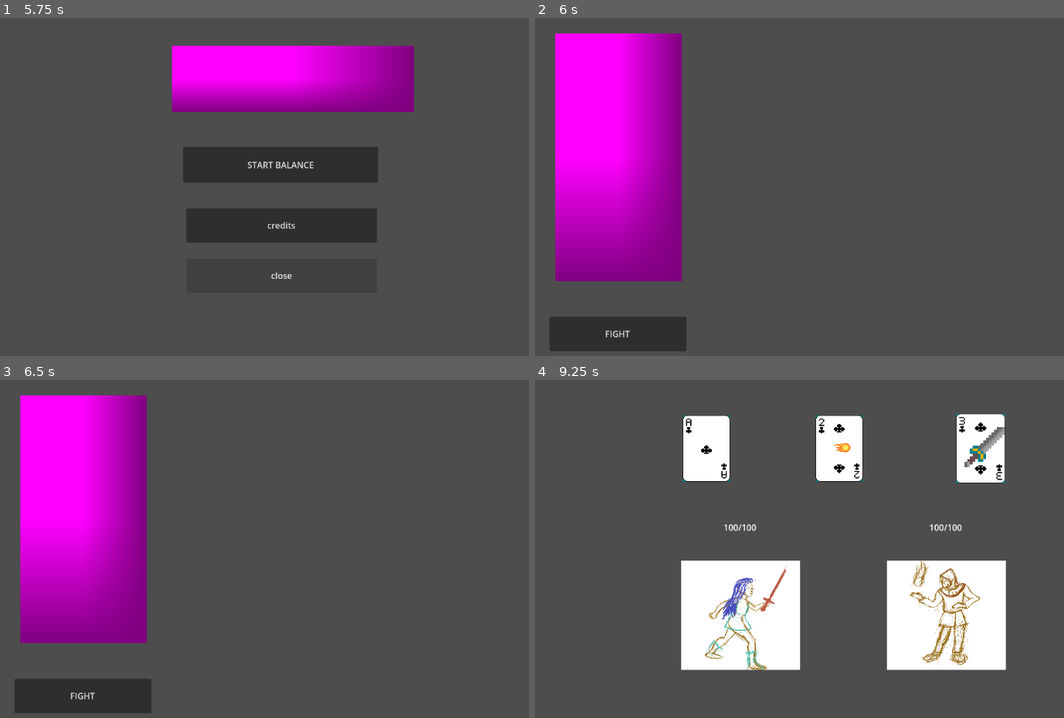
Above: before the commit, frames 1-4 (two rows, left to right).
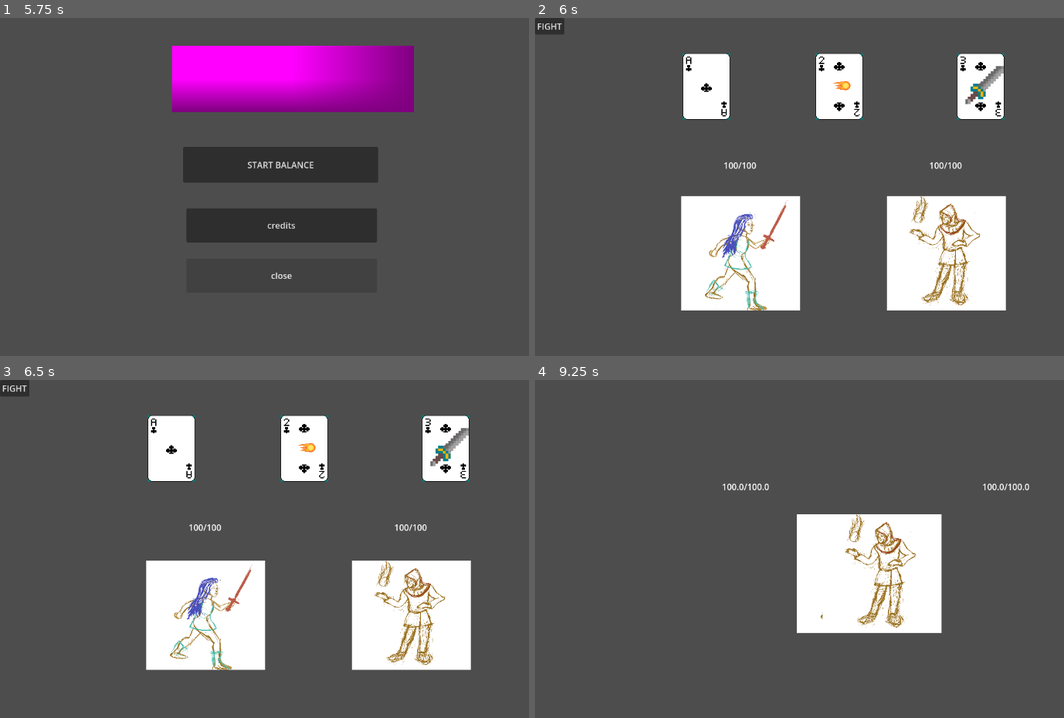
Above: after the commit, the same moments.

Repository: cncptpr/balance-your-character
Game: Godot game, scene res://game.tscn
The game is run twice, just before and just after one commit, with the same random seed, the same clock (stepped at 60 frames per second) and the same inputs.
Inputs (mouse positions are in pixels of both pictures, inside the frame that each line leads up to):
- Up to frame 1 (5.75 s): click "credits" at 0.5 s; click "back to menu" at 1.25 s; click "credits" at 2 s; tap Enter at 2.75, 4.25 s; move the mouse to (444, 173) at 2.77 s; press the mouse at (444, 173) at 2.78 s; tap Space at 3.5, 5 s; move the mouse to (185, 207) at 3.52 s; release the mouse at (185, 207) at 3.53 s; click (185, 207) at 3.6 s; move the mouse to (370, 116) at 4.27 s; press the mouse at (370, 116) at 4.28 s; move the mouse to (275, 261) at 5.02 s; release the mouse at (275, 261) at 5.03 s; click (275, 261) at 5.1 s
- Up to frame 2 (6 s): click "START BALANCE" at 5.75 s
- Up to frame 3 (6.5 s): no input
- Up to frame 4 (9.25 s): click "FIGHT" at 6.5 s; move the mouse to (704, 447) at 7.27 s; press the mouse at (704, 447) at 7.28 s; move the mouse to (841, 447) at 8.02 s; release the mouse at (841, 447) at 8.03 s; click (841, 447) at 8.1 s; move the mouse to (979, 447) at 8.77 s; press the mouse at (979, 447) at 8.78 s

Frame 1 is identical in both runs. In frame 2, 41% of the frame differs, in the area x 0-90%, y 0-99%; in frame 3, 40%; in frame 4, 26%.

Commit message:
Game do be looping

Diff:
--- a/balance_screen.gd
+++ b/balance_screen.gd
@@ -8,6 +8,6 @@
 
 
 func _on_button_pressed_fight() -> void:
-	get_tree().change_scene_to_file("res://equipment/equipment_selection_scene.tscn")
+	get_tree().change_scene_to_file("res://figth_scene.tscn")
 	print("pressed fight button")
 	pass
--- a/equipment/draging_controller.gd
+++ b/equipment/draging_controller.gd
@@ -28,5 +28,6 @@
 	var tween = get_tree().create_tween()
 	if dragable.is_inside_dropable:
 		tween.tween_property(dragable, "global_position", dragable.dropable.global_position, 0.2).set_ease(Tween.EASE_OUT)
+		dragable.dropable.card = dragable
 	else:
 		tween.tween_property(dragable, "global_position", dragable.inital_position, 0.2).set_ease(Tween.EASE_OUT)
--- /dev/null
+++ b/equipment/equipment_dropable.gd
@@ -0,0 +1,16 @@
+extends StaticBody2D
+
+var card: Node2D:
+	set(value):
+		if card == value: return
+		if card != null:
+			self.get_tree() \
+				.create_tween() \
+				.tween_property(
+					card,
+					"global_position",
+					card.inital_position,
+					0.2
+				).set_ease(Tween.EASE_OUT)
+		card = value
+	get: return card
--- a/equipment/equipment_dropable.tscn
+++ b/equipment/equipment_dropable.tscn
@@ -1,9 +1,12 @@
-[gd_scene load_steps=2 format=3 uid="uid://duw3n735ajun4"]
+[gd_scene load_steps=3 format=3 uid="uid://duw3n735ajun4"]
+
+[ext_resource type="Script" uid="uid://bwjqasn1f5rba" path="res://equipment/equipment_dropable.gd" id="1_jbnks"]
 
 [sub_resource type="RectangleShape2D" id="RectangleShape2D_gcc0y"]
 size = Vector2(128, 256)
 
 [node name="PlayerPos1" type="StaticBody2D" groups=["dropable"]]
+script = ExtResource("1_jbnks")
 
 [node name="CollisionShape2D" type="CollisionShape2D" parent="."]
 position = Vector2(0, -128)
--- a/equipment/equipment_selection_scene.gd
+++ b/equipment/equipment_selection_scene.gd
@@ -16,11 +16,11 @@
 
 func _ready() -> void:
 	var player1: Player = PlayerState.player1_scene.instantiate()
-	player1.equipmentSlots = PlayerState.player1_equiplment
+	player1.equipment_slots = PlayerState.player1_equipment
 	$PlayerPos1.add_child(player1)
 
 	var player2: Player = PlayerState.player2_scene.instantiate()
-	player2.equipmentSlots = PlayerState.player2_equiplment
+	player2.equipment_slots = PlayerState.player2_equipment
 	player2.flip()
 	$PlayerPos2.add_child(player2)
 
@@ -40,3 +40,15 @@
 	card3.equipment_scene = equipment_on_cards[2]
 	card3.set_pos_index(2)
 	$CardPos3.add_child(card3)
+
+
+func next() -> void:
+	var card1 = $PlayerPos1.card
+	if card1 != null:
+		PlayerState.player1_equipment.equip(card1.equipment_scene)
+
+	var card2 = $PlayerPos2.card
+	if card2 != null:
+		PlayerState.player2_equipment.equip(card2.equipment_scene)
+
+	get_tree().change_scene_to_file("res://figth_scene.tscn")
--- a/equipment/equipment_selection_scene.tscn
+++ b/equipment/equipment_selection_scene.tscn
@@ -20,3 +20,10 @@
 
 [node name="CardPos3" type="Node2D" parent="."]
 position = Vector2(832, 128)
+
+[node name="Button" type="Button" parent="."]
+offset_right = 8.0
+offset_bottom = 8.0
+text = "FIGHT"
+
+[connection signal="pressed" from="Button" to="." method="next"]
--- a/equipment/equipment_slots.gd
+++ b/equipment/equipment_slots.gd
@@ -16,3 +16,19 @@
 	if weapon != null: list.append(weapon)
 	if trinkets != null: list.append(trinkets)
 	return list
+
+func equip(equipment: PackedScene):
+	if (EquipmentRegisty.headgear.has(equipment)):
+		headgear = equipment
+	elif (EquipmentRegisty.chest.has(equipment)):
+		chest = equipment
+	elif (EquipmentRegisty.pants.has(equipment)):
+		pants = equipment
+	elif (EquipmentRegisty.boots.has(equipment)):
+		boots = equipment
+	elif (EquipmentRegisty.weapons.has(equipment)):
+		weapon = equipment
+	elif (EquipmentRegisty.trinkets.has(equipment)):
+		trinkets = equipment
+	else:
+		assert(false, "equipment muss fit in one of the categories")
--- a/equipment/registy.gd
+++ b/equipment/registy.gd
@@ -19,7 +19,24 @@
 ]:
 	set(_new): assert(false)
 
-var armor: Array[PackedScene] = [
+var headgear: Array[PackedScene] = [
+	load(bucket),
+]:
+	set(_new): assert(false)
+
+var chest: Array[PackedScene] = [
 	load(plank),
 ]:
 	set(_new): assert(false)
+
+var pants: Array[PackedScene] = [
+]:
+	set(_new): assert(false)
+
+var boots: Array[PackedScene] = [
+]:
+	set(_new): assert(false)
+
+var trinkets: Array[PackedScene] = [
+]:
+	set(_new): assert(false)
--- a/figth_scene.tscn
+++ b/figth_scene.tscn
@@ -1,30 +1,9 @@
-[gd_scene load_steps=10 format=3 uid="uid://coirn3vq5h333"]
+[gd_scene load_steps=2 format=3 uid="uid://coirn3vq5h333"]
 
 [ext_resource type="Script" uid="uid://djee81mkeqvx0" path="res://scene.gd" id="1_nxogm"]
-[ext_resource type="PackedScene" uid="uid://cslx5egmkcksv" path="res://player/maskot/maskot.tscn" id="2_exjn7"]
-[ext_resource type="PackedScene" uid="uid://gvdf1sea6l68" path="res://equipment/sword/sword.tscn" id="3_pdg6h"]
-[ext_resource type="Script" uid="uid://ltgywyv7k6nf" path="res://equipment/equipment_slots.gd" id="4_3jlcx"]
-[ext_resource type="PackedScene" uid="uid://02iethx8s0lv" path="res://equipment/fireball/fireball.tscn" id="4_exjn7"]
-[ext_resource type="PackedScene" uid="uid://di1qy5nkg08ky" path="res://equipment/plank/plank.tscn" id="5_nhxt3"]
-[ext_resource type="PackedScene" uid="uid://bywaln2xtvyjy" path="res://player/warrior/warrior.tscn" id="6_dbvx1"]
-
-[sub_resource type="Resource" id="Resource_e1fy6"]
-script = ExtResource("4_3jlcx")
-chest = ExtResource("5_nhxt3")
-weapon = ExtResource("3_pdg6h")
-metadata/_custom_type_script = "uid://ltgywyv7k6nf"
-
-[sub_resource type="Resource" id="Resource_58egn"]
-script = ExtResource("4_3jlcx")
-weapon = ExtResource("4_exjn7")
-metadata/_custom_type_script = "uid://ltgywyv7k6nf"
 
 [node name="FigthScene" type="Node2D"]
 script = ExtResource("1_nxogm")
-player1Scene = ExtResource("2_exjn7")
-player1EquipmentSlots = SubResource("Resource_e1fy6")
-player2Scene = ExtResource("6_dbvx1")
-player2EquipmentSlots = SubResource("Resource_58egn")
 
 [node name="GameEnd" type="Control" parent="."]
 visible = false
--- a/menu.gd
+++ b/menu.gd
@@ -8,7 +8,7 @@
 
 
 func _on_button_pressed_start() -> void:
-	get_tree().change_scene_to_file("res://balance_screen.tscn")
+	get_tree().change_scene_to_file("res://equipment/equipment_selection_scene.tscn")
 	print("pressed start button")
 	pass
 
--- a/player.gd
+++ b/player.gd
@@ -10,7 +10,7 @@
 var attack_stats: EquipmentStats
 
 @export var inventory_node: NodePath
-@export var equipmentSlots: EquipmentSlots
+@export var equipment_slots: EquipmentSlots
 
 @onready var animationTree : AnimationTree = $Appearance/AnimationTree
 @onready var animationStateMachine: AnimationNodeStateMachinePlayback = animationTree["parameters/playback"]
@@ -19,8 +19,8 @@
 	animationTree.active = true
 	animationStateMachine.travel("Idle")
 
-	if equipmentSlots == null: return
-	for equipmentScene in equipmentSlots.list():
+	if equipment_slots == null: return
+	for equipmentScene in equipment_slots.list():
 		var equipment = equipmentScene.instantiate()
 		if equipment is not Equipment:
 			continue
--- a/player/player_state.gd
+++ b/player/player_state.gd
@@ -1,7 +1,7 @@
 extends Node2D
 
 var player1_scene: PackedScene = load("res://player/warrior/warrior.tscn")
-var player1_equiplment: EquipmentSlots
+var player1_equipment: EquipmentSlots = EquipmentSlots.new()
 
 var player2_scene: PackedScene = load("res://player/maskot/maskot.tscn")
-var player2_equiplment: EquipmentSlots
+var player2_equipment: EquipmentSlots = EquipmentSlots.new()
--- a/scene.gd
+++ b/scene.gd
@@ -1,24 +1,19 @@
-extends Node2D
+class_name FightScene extends Node2D
 
-@export var player1Scene: PackedScene
-@export var player1EquipmentSlots: EquipmentSlots
-@export var player1: Player
-
-@export var player2Scene: PackedScene
-@export var player2EquipmentSlots: EquipmentSlots
-@export var player2: Player
+var player1: Player
+var player2: Player
 
 func _ready() -> void:
 	$GameEnd.visible = false
 	if player1 == null:
-		assert(player1Scene != null)
-		player1 = player1Scene.instantiate()
-		player1.equipmentSlots = player1EquipmentSlots
+		assert(PlayerState.player1_scene != null)
+		player1 = PlayerState.player1_scene.instantiate()
+		player1.equipment_slots = PlayerState.player1_equipment
 
 	if player2 == null:
-		assert(player2Scene != null)
-		player2 = player2Scene.instantiate()
-		player2.equipmentSlots = player2EquipmentSlots
+		assert(PlayerState.player2_scene != null)
+		player2 = PlayerState.player2_scene.instantiate()
+		player2.equipment_slots = PlayerState.player2_equipment
 
 	add_child(player1)
 	player1.deal_damage.connect(player2.take_damage)
@@ -61,5 +56,5 @@
 
 
 func _on_button_pressed_next_balance() -> void:
-	get_tree().change_scene_to_file("res://balance_screen.tscn")
+	get_tree().change_scene_to_file("res://equipment/equipment_selection_scene.tscn")
 	print("pressed next button")
Not shown, added: equipment/equipment_dropable.gd.uid
